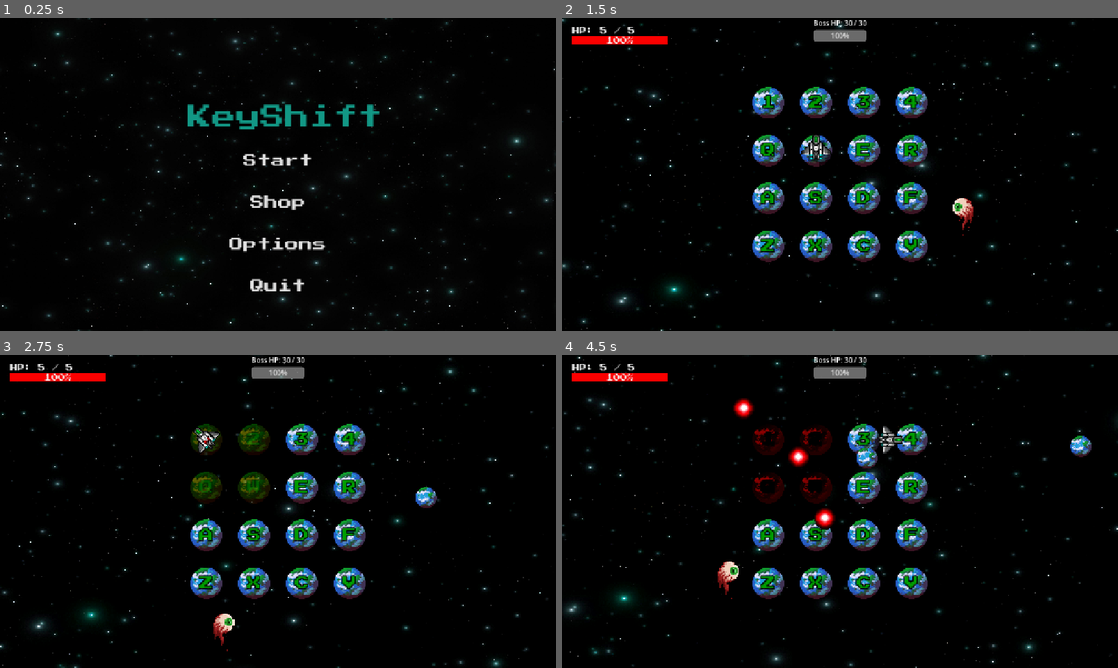
Above: before the commit, frames 1-4 (two rows, left to right).
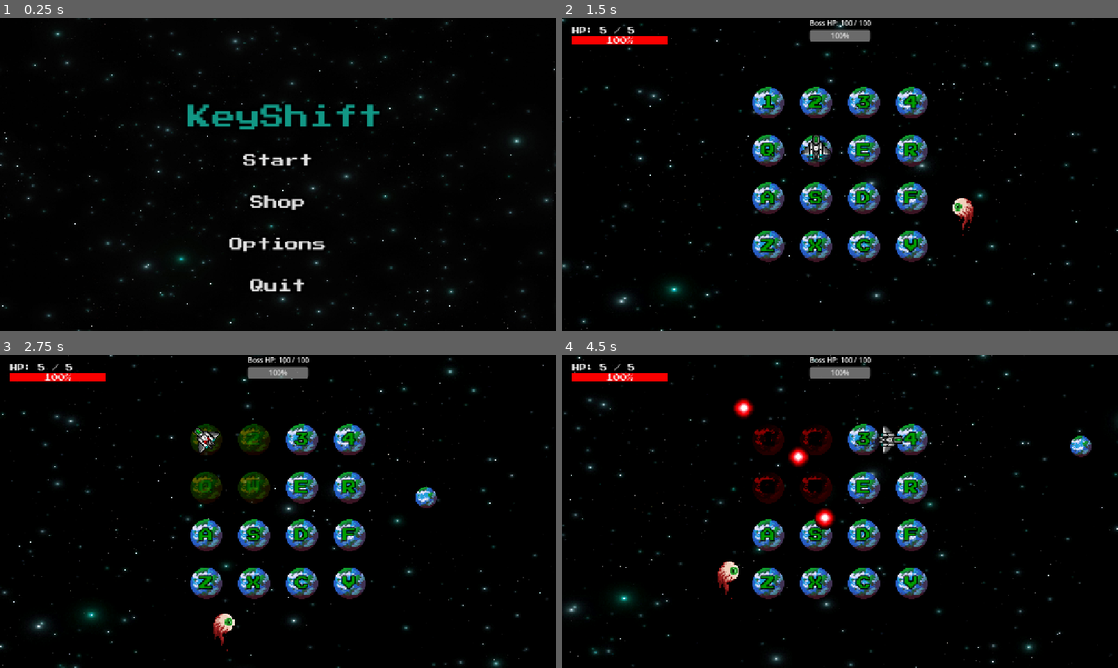
Above: after the commit, the same moments.

Repository: jcote04/CS780Game
Game: Godot game, scene res://scenes/main/main_menu.tscn
Same seed, same stepped clock (60 frames per second), same inputs: the game is played once before the commit and once after it.
Inputs (mouse positions are in pixels of both pictures, inside the frame that each line leads up to):
- Up to frame 1 (0.25 s): no input
- Up to frame 2 (1.5 s): click "Shop" at 0.5 s; click "Start" at 1.25 s
- Up to frame 3 (2.75 s): tap Enter at 2 s; move the mouse to (400, 495) at 2.02 s; hold D from 2.03 s (still down); tap 1 at 2.1 s; click (400, 495) at 2.17 s
- Up to frame 4 (4.5 s): move the mouse to (728, 527) at 2.77 s; release D at 2.78 s; hold S 2.78-3.53 s; tap 2 at 2.85 s; click (728, 527) at 2.92 s; move the mouse to (895, 442) at 3.52 s; hold D 3.53-4.28 s; tap 3 at 3.6 s; click (895, 442) at 3.67 s; move the mouse to (812, 574) at 4.27 s; hold W from 4.28 s (still down); tap 4 at 4.35 s; click (812, 574) at 4.42 s

The runs differ from the first frame. In frame 1, less than 0.1% of the frame differs, in the area x 42-68%, y 26-86%; in frame 2, 0.2%; in frame 3, 0.2%; in frame 4, 0.4%, in the area x 44-57%, y 0-37%.

Commit message:
Add game shop

Diff:
--- a/project.godot
+++ b/project.godot
@@ -15,10 +15,15 @@
 config/features=PackedStringArray("4.6", "Forward Plus")
 config/icon="res://icon.svg"
 
+[audio]
+
+buses/default_bus_layout="uid://bjr7j0ujcqjqh"
+
 [autoload]
 
 MusicManager="*uid://d4lugtfqxtwgo"
 CameraManager="*uid://dtrbplv06u661"
+UpgradeManager="*uid://c1rx6c1od8h27"
 
 [display]
 
--- a/scenes/main/main.tscn
+++ b/scenes/main/main.tscn
@@ -6,7 +6,9 @@
 [ext_resource type="Script" uid="uid://wepj5l05ri0c" path="res://scripts/player/player.gd" id="2_iuonh"]
 [ext_resource type="Shader" uid="uid://cajb4hbto0dg4" path="res://assets/shaders/background.gdshader" id="2_yyfjg"]
 [ext_resource type="Script" uid="uid://b7mw2xlnpbtxm" path="res://scripts/enemies/Boss/boss.gd" id="3_k2fmo"]
+[ext_resource type="Texture2D" uid="uid://bjmgym4clj0dm" path="res://assets/sprites/pixelartcoin.png" id="3_nvumn"]
 [ext_resource type="Script" uid="uid://dtckdwlvuollv" path="res://scenes/main/hud.gd" id="4_l3cfh"]
+[ext_resource type="Texture2D" uid="uid://devx0filraek0" path="res://assets/sprites/pixelartshop.png" id="4_ou6is"]
 [ext_resource type="Texture2D" uid="uid://me32ta7jabg6" path="res://assets/sprite_sheets/player_ship1.png" id="4_ow5a4"]
 [ext_resource type="Texture2D" uid="uid://cv7wls1jxnjyn" path="res://assets/sprite_sheets/boss_eyeball.png" id="6_hujxm"]
 [ext_resource type="Script" uid="uid://buiuaqf5fya66" path="res://scripts/bullets/Projectile.gd" id="8_a8run"]
@@ -15,6 +17,7 @@
 [ext_resource type="PackedScene" uid="uid://cm3gn8681jlhj" path="res://scenes/main/player_bullet.tscn" id="11_raeie"]
 [ext_resource type="Script" uid="uid://d3ewqwpmi7trc" path="res://scripts/game_over_screen.gd" id="12_th5th"]
 [ext_resource type="Theme" uid="uid://dyittlu7q4eof" path="res://ui/game_button.tres" id="13_7smn1"]
+[ext_resource type="PackedScene" uid="uid://cd1af37aqcpaa" path="res://scenes/main/shop_ui.tscn" id="16_hxu8e"]
 
 [sub_resource type="ShaderMaterial" id="ShaderMaterial_b1x3f"]
 shader = ExtResource("2_yyfjg")
@@ -222,6 +225,8 @@
 [node name="Grid" type="Node2D" parent="." unique_id=1035666490]
 script = ExtResource("1_hyk8p")
 cell_size = Vector2(90, 90)
+coin_texture = ExtResource("3_nvumn")
+shop_texture = ExtResource("4_ou6is")
 
 [node name="Camera2D" type="Camera2D" parent="Grid" unique_id=1425661607 groups=["camera"]]
 
@@ -430,3 +435,6 @@
 theme_override_styles/disabled = SubResource("StyleBoxEmpty_pg34l")
 theme_override_styles/focus = SubResource("StyleBoxEmpty_m4h2d")
 text = "Main Menu"
+
+[node name="ShopUI" parent="." unique_id=468115205 instance=ExtResource("16_hxu8e")]
+visible = false
--- a/scenes/main/main_menu.tscn
+++ b/scenes/main/main_menu.tscn
@@ -90,7 +90,7 @@
 offset_bottom = 256.0
 theme_override_colors/font_color = Color(0.07058824, 0.5921569, 0.52156866, 1)
 theme_override_colors/font_outline_color = Color(0, 0, 0, 1)
-theme_override_constants/outline_size = 3
+theme_override_constants/outline_size = 25
 theme_override_fonts/font = ExtResource("3_w6ykx")
 theme_override_font_sizes/font_size = 56
 text = "KeyShift"
@@ -109,6 +109,7 @@
 offset_top = 288.0
 offset_right = 768.0
 offset_bottom = 370.0
+theme_override_constants/outline_size = 25
 theme_override_fonts/font = ExtResource("3_w6ykx")
 theme_override_font_sizes/font_size = 32
 theme_override_styles/normal = SubResource("StyleBoxEmpty_hiibk")
@@ -125,6 +126,7 @@
 offset_top = 384.0
 offset_right = 768.0
 offset_bottom = 466.0
+theme_override_constants/outline_size = 25
 theme_override_fonts/font = ExtResource("3_w6ykx")
 theme_override_font_sizes/font_size = 32
 theme_override_styles/normal = SubResource("StyleBoxEmpty_cnht7")
@@ -140,6 +142,7 @@
 offset_top = 480.0
 offset_right = 768.0
 offset_bottom = 562.0
+theme_override_constants/outline_size = 25
 theme_override_fonts/font = ExtResource("3_w6ykx")
 theme_override_font_sizes/font_size = 32
 theme_override_styles/normal = SubResource("StyleBoxEmpty_7orsx")
@@ -155,6 +158,7 @@
 offset_top = 576.0
 offset_right = 768.0
 offset_bottom = 658.0
+theme_override_constants/outline_size = 25
 theme_override_fonts/font = ExtResource("3_w6ykx")
 theme_override_font_sizes/font_size = 32
 theme_override_styles/normal = SubResource("StyleBoxEmpty_d4g5q")
--- /dev/null
+++ b/scenes/main/shop_ui.tscn
@@ -0,0 +1,179 @@
+[gd_scene format=3 uid="uid://cd1af37aqcpaa"]
+
+[ext_resource type="Script" uid="uid://dcmaj6kluvsut" path="res://scripts/shop_ui.gd" id="1_q1toy"]
+[ext_resource type="FontFile" uid="uid://cdsh8vwbf3g4w" path="res://assets/fonts/press_start.ttf" id="2_ggdef"]
+[ext_resource type="Theme" uid="uid://dyittlu7q4eof" path="res://ui/game_button.tres" id="3_2st0i"]
+[ext_resource type="Texture2D" uid="uid://cwcj5e087k578" path="res://assets/sprites/bulletpixelart.png" id="3_67mj6"]
+[ext_resource type="Texture2D" uid="uid://f2u4lqdc4e8" path="res://assets/sprites/pixelartarrow.png" id="5_14035"]
+[ext_resource type="Texture2D" uid="uid://bd66hw72kjhda" path="res://assets/sprites/pixelartheart.png" id="6_ud8vp"]
+
+[sub_resource type="StyleBoxEmpty" id="StyleBoxEmpty_67mj6"]
+
+[sub_resource type="StyleBoxEmpty" id="StyleBoxEmpty_14035"]
+
+[sub_resource type="StyleBoxEmpty" id="StyleBoxEmpty_ud8vp"]
+
+[sub_resource type="StyleBoxEmpty" id="StyleBoxEmpty_142aw"]
+
+[sub_resource type="StyleBoxEmpty" id="StyleBoxEmpty_r088j"]
+
+[sub_resource type="StyleBoxEmpty" id="StyleBoxEmpty_b3ka6"]
+
+[sub_resource type="StyleBoxEmpty" id="StyleBoxEmpty_8pf3m"]
+
+[sub_resource type="StyleBoxEmpty" id="StyleBoxEmpty_t8bie"]
+
+[sub_resource type="StyleBoxEmpty" id="StyleBoxEmpty_ygnnn"]
+
+[sub_resource type="StyleBoxEmpty" id="StyleBoxEmpty_8j4jf"]
+
+[node name="ShopUI" type="CanvasLayer" unique_id=468115205]
+script = ExtResource("1_q1toy")
+
+[node name="ColorRect" type="ColorRect" parent="." unique_id=2112891209]
+offset_left = -202.99998
+offset_top = -184.0
+offset_right = -162.99998
+offset_bottom = -144.0
+scale = Vector2(44.74412, 33.06028)
+color = Color(0, 0, 0, 0.7294118)
+
+[node name="VBoxContainer" type="VBoxContainer" parent="." unique_id=1048055405]
+anchors_preset = 8
+anchor_left = 0.5
+anchor_top = 0.5
+anchor_right = 0.5
+anchor_bottom = 0.5
+offset_left = -66.0
+offset_top = -49.5
+offset_right = 66.0
+offset_bottom = 49.5
+grow_horizontal = 2
+grow_vertical = 2
+size_flags_horizontal = 3
+theme_override_constants/separation = 80
+
+[node name="ShopLabel" type="Label" parent="VBoxContainer" unique_id=1134973585]
+layout_mode = 2
+size_flags_vertical = 1
+theme_override_colors/font_color = Color(0.98523265, 0.88209057, 0.2788988, 1)
+theme_override_constants/outline_size = 25
+theme_override_fonts/font = ExtResource("2_ggdef")
+theme_override_font_sizes/font_size = 39
+text = "Shop"
+horizontal_alignment = 1
+vertical_alignment = 1
+
+[node name="PointsLabel" type="Label" parent="VBoxContainer" unique_id=740931191]
+layout_mode = 2
+theme_override_fonts/font = ExtResource("2_ggdef")
+theme_override_font_sizes/font_size = 17
+horizontal_alignment = 1
+
+[node name="TimerLabel" type="Label" parent="VBoxContainer" unique_id=39327792]
+layout_mode = 2
+theme_override_font_sizes/font_size = 20
+horizontal_alignment = 1
+vertical_alignment = 1
+
+[node name="UpgradeArtContainer" type="HBoxContainer" parent="VBoxContainer" unique_id=616106142]
+custom_minimum_size = Vector2(800, 0)
+layout_mode = 2
+theme_override_constants/separation = 50
+
+[node name="BulletDamageContainer" type="VBoxContainer" parent="VBoxContainer/UpgradeArtContainer" unique_id=1281347518]
+custom_minimum_size = Vector2(100, 100)
+layout_mode = 2
+size_flags_horizontal = 3
+theme_override_constants/separation = 40
+alignment = 1
+
+[node name="BulletDamageArt" type="TextureRect" parent="VBoxContainer/UpgradeArtContainer/BulletDamageContainer" unique_id=905118521]
+custom_minimum_size = Vector2(120, 100)
+layout_mode = 2
+texture = ExtResource("3_67mj6")
+expand_mode = 3
+stretch_mode = 5
+
+[node name="BulletDamageButton" type="Button" parent="VBoxContainer/UpgradeArtContainer/BulletDamageContainer" unique_id=782967854]
+layout_mode = 2
+size_flags_vertical = 3
+theme = ExtResource("3_2st0i")
+theme_override_colors/font_hover_color = Color(0.9843137, 0.88235295, 0.27450982, 1)
+theme_override_constants/outline_size = 25
+theme_override_font_sizes/font_size = 19
+theme_override_styles/normal = SubResource("StyleBoxEmpty_67mj6")
+theme_override_styles/pressed = SubResource("StyleBoxEmpty_14035")
+theme_override_styles/hover = SubResource("StyleBoxEmpty_ud8vp")
+theme_override_styles/disabled = SubResource("StyleBoxEmpty_142aw")
+theme_override_styles/focus = SubResource("StyleBoxEmpty_r088j")
+text = "Upgrade Bullet Damage"
+
+[node name="FireRateContainer" type="VBoxContainer" parent="VBoxContainer/UpgradeArtContainer" unique_id=930402780]
+custom_minimum_size = Vector2(120, 120)
+layout_mode = 2
+size_flags_horizontal = 3
+theme_override_constants/separation = 40
+alignment = 1
+
+[node name="FireRateArt" type="TextureRect" parent="VBoxContainer/UpgradeArtContainer/FireRateContainer" unique_id=2056376498]
+custom_minimum_size = Vector2(100, 100)
+layout_mode = 2
+texture = ExtResource("5_14035")
+expand_mode = 2
+stretch_mode = 5
+
+[node name="FireRateButton" type="Button" parent="VBoxContainer/UpgradeArtContainer/FireRateContainer" unique_id=463563256]
+layout_mode = 2
+theme = ExtResource("3_2st0i")
+theme_override_colors/font_hover_color = Color(0.9843137, 0.88235295, 0.27450982, 1)
+theme_override_constants/outline_size = 25
+theme_override_font_sizes/font_size = 19
+theme_override_styles/normal = SubResource("StyleBoxEmpty_67mj6")
+theme_override_styles/pressed = SubResource("StyleBoxEmpty_14035")
+theme_override_styles/hover = SubResource("StyleBoxEmpty_ud8vp")
+theme_override_styles/disabled = SubResource("StyleBoxEmpty_142aw")
+theme_override_styles/focus = SubResource("StyleBoxEmpty_r088j")
+text = "Upgrade Fire Rate"
+
+[node name="MaxHealthContainer" type="VBoxContainer" parent="VBoxContainer/UpgradeArtContainer" unique_id=617925449]
+layout_mode = 2
+theme_override_constants/separation = 40
+alignment = 1
+
+[node name="MaxHealthArt" type="TextureRect" parent="VBoxContainer/UpgradeArtContainer/MaxHealthContainer" unique_id=3650083]
+custom_minimum_size = Vector2(100, 100)
+layout_mode = 2
+texture = ExtResource("6_ud8vp")
+expand_mode = 2
+stretch_mode = 5
+
+[node name="MaxHealthButton" type="Button" parent="VBoxContainer/UpgradeArtContainer/MaxHealthContainer" unique_id=1723350046]
+layout_mode = 2
+theme = ExtResource("3_2st0i")
+theme_override_colors/font_hover_color = Color(0.9843137, 0.88235295, 0.27450982, 1)
+theme_override_constants/outline_size = 25
+theme_override_font_sizes/font_size = 19
+theme_override_styles/normal = SubResource("StyleBoxEmpty_67mj6")
+theme_override_styles/pressed = SubResource("StyleBoxEmpty_14035")
+theme_override_styles/hover = SubResource("StyleBoxEmpty_ud8vp")
+theme_override_styles/disabled = SubResource("StyleBoxEmpty_142aw")
+theme_override_styles/focus = SubResource("StyleBoxEmpty_r088j")
+text = " Upgrade Max Health  "
+
+[node name="DoneButton" type="Button" parent="VBoxContainer" unique_id=439106089]
+layout_mode = 2
+theme = ExtResource("3_2st0i")
+theme_override_colors/font_hover_color = Color(0.9843137, 0.88235295, 0.27450982, 1)
+theme_override_constants/outline_size = 25
+theme_override_styles/normal = SubResource("StyleBoxEmpty_b3ka6")
+theme_override_styles/pressed = SubResource("StyleBoxEmpty_8pf3m")
+theme_override_styles/hover = SubResource("StyleBoxEmpty_t8bie")
+theme_override_styles/disabled = SubResource("StyleBoxEmpty_ygnnn")
+theme_override_styles/focus = SubResource("StyleBoxEmpty_8j4jf")
+text = "Done"
+
+[connection signal="pressed" from="VBoxContainer/UpgradeArtContainer/BulletDamageContainer/BulletDamageButton" to="." method="_on_bullet_damage_button_pressed"]
+[connection signal="pressed" from="VBoxContainer/UpgradeArtContainer/FireRateContainer/FireRateButton" to="." method="_on_fire_rate_button_pressed"]
+[connection signal="pressed" from="VBoxContainer/UpgradeArtContainer/MaxHealthContainer/MaxHealthButton" to="." method="_on_max_health_button_pressed"]
+[connection signal="pressed" from="VBoxContainer/DoneButton" to="." method="_on_done_button_pressed"]
--- a/scripts/enemies/Boss/boss.gd
+++ b/scripts/enemies/Boss/boss.gd
@@ -17,7 +17,7 @@
 @onready var hurtbox: Area2D = $Hurtbox
 
 signal health_changed(current: int, maximum: int)
-@export var max_health := 30
+@export var max_health := 100
 var health := 0
 var is_dead := false
 
--- a/scripts/grid.gd
+++ b/scripts/grid.gd
@@ -4,6 +4,8 @@
 @export var font_size := 32
 @export var cell_size := Vector2(120, 120)
 @export var cell_spacing := Vector2(20, 20)
+@export var coin_texture: Texture2D
+@export var shop_texture: Texture2D
 @export var cell_chars := [
 	"1","2","3","4",
 	"Q","W","E","R",
@@ -25,9 +27,15 @@
 var cells := []
 var disabled_cells := {}
 var heal_cell := {}
+var shop_cell := {}
+var coin_cell := {}
+var shop_paused := false
+var shop_spawn_timer: SceneTreeTimer = null
 var font = load("res://assets/fonts/press_start.ttf")
 
 func _ready():
+	spawn_shop_loop()
+	spawn_coin_loop()
 	position = get_viewport().get_visible_rect().size / 2
 	var total_width = cols * cell_size.x + (cols - 1) * cell_spacing.x
 	var total_height = rows * cell_size.y + (rows - 1) * cell_spacing.y
@@ -83,7 +91,7 @@
 
 	# Collect cells that are NOT disabled
 	for i in range(cells.size()):
-		if not disabled_cells.has(i):
+		if not disabled_cells.has(i) and not shop_cell.has(i) and not coin_cell.has(i):
 			available.append(i)
 
 	if available.is_empty():
@@ -103,3 +111,91 @@
 	if cells[chosen]:
 		cells[chosen].modulate = Color(1, 1, 1)
 		heal_cell.erase(chosen)
+
+
+func spawn_coin():
+	var available := []
+
+	for i in range(cells.size()):
+		if not disabled_cells.has(i) and not heal_cell.has(i) and not shop_cell.has(i) and not coin_cell.has(i):
+			available.append(i)
+
+	if available.is_empty():
+		return
+
+	var chosen = available[randi() % available.size()]
+
+	var coin_sprite = Sprite2D.new()
+	coin_sprite.texture = coin_texture
+	coin_sprite.scale = Vector2(0.22, 0.22)
+	cells[chosen].add_child(coin_sprite)
+
+	coin_cell[chosen] = coin_sprite
+	print("Coin spawned at:", chosen)
+
+	# Auto remove after 8 seconds
+	await get_tree().create_timer(8).timeout
+	if coin_cell.has(chosen):
+		clear_coin(chosen)
+
+func spawn_coin_loop():
+	while true:
+		await get_tree().create_timer(5).timeout
+		if not shop_paused:
+			spawn_coin()
+
+
+func spawn_shop():
+	if not shop_cell.is_empty():
+		print("Shop already exists, skipping spawn")
+		return
+
+	var available := []
+
+	for i in range(cells.size()):
+		if not disabled_cells.has(i) and not heal_cell.has(i) and not shop_cell.has(i):
+			available.append(i)
+
+	if available.is_empty():
+		return
+
+	var chosen = available[randi() % available.size()]
+
+	var shop_sprite = Sprite2D.new()
+	shop_sprite.texture = shop_texture
+	shop_sprite.scale = Vector2(0.2, 0.2)
+	cells[chosen].add_child(shop_sprite)
+
+	shop_cell[chosen] = shop_sprite
+	print("Shop spawned at:", chosen)
+
+
+func spawn_shop_loop():
+	while true:
+		# Wait before spawning next shop
+		shop_spawn_timer = get_tree().create_timer(20)
+		await shop_spawn_timer.timeout
+
+		# Only spawn if not paused
+		if not shop_paused:
+			spawn_shop()
+
+
+func clear_shop(index):
+	if shop_cell.has(index):
+		var sprite = shop_cell[index]
+		if is_instance_valid(sprite):
+			sprite.queue_free()
+		shop_cell.erase(index)
+
+
+func clear_coin(index):
+	if coin_cell.has(index):
+		var sprite = coin_cell[index]
+		if is_instance_valid(sprite):
+			sprite.queue_free()
+		coin_cell.erase(index)
+
+
+func set_shop_paused(paused: bool):
+	shop_paused = paused
--- /dev/null
+++ b/scripts/managers/upgrade_manager.gd
@@ -0,0 +1,53 @@
+extends Node
+
+# Player stats
+var max_health = 5
+var bullet_damage = 1
+var fire_rate = 1
+
+# Current upgrade levels
+var health_level = 0
+var damage_level = 0
+var fire_rate_level = 0
+
+# Upgrade costs
+var health_cost = 10
+var damage_cost = 10
+var fire_rate_cost = 10
+
+var player_node = null
+
+func register_player(player):
+	player_node = player
+	apply_upgrades_to_player()
+
+func upgrade_health():
+	health_level += 1
+	max_health += 1
+	health_cost = int(health_cost * 1.5)
+	apply_upgrades_to_player()
+
+func upgrade_damage():
+	damage_level += 1
+	bullet_damage += 1
+	damage_cost = int(damage_cost * 1.5)
+	apply_upgrades_to_player()
+
+func upgrade_fire_rate():
+	fire_rate_level += 1
+	fire_rate -= 0.1
+	fire_rate = max(fire_rate, 0.05)
+	fire_rate_cost = int(fire_rate_cost * 1.5)
+	apply_upgrades_to_player()
+
+func apply_upgrades_to_player():
+	if player_node:
+		player_node.max_health = max_health
+		player_node.bullet_damage = bullet_damage
+		player_node.shoot_cooldown = fire_rate
+
+		# If player is at full health, increase to new max
+		if player_node.health == player_node.max_health - 1:
+			player_node.health = max_health
+
+		player_node.emit_signal("health_changed", player_node.health, player_node.max_health)
--- a/scripts/player/player.gd
+++ b/scripts/player/player.gd
@@ -12,12 +12,13 @@
 @export var max_health := 5
 @export var invincible_time := 0.4
 @export var player_bullet_scene: PackedScene
-@export var shoot_cooldown := 0.2
+@export var shoot_cooldown := 1.0
 @export var bullet_damage := 1
 
 var shoot_timer := 0.0
 
 var audio_hurt: AudioStreamPlayer
+var audio_coin: AudioStreamPlayer
 
 var camera: Camera2D
 var shake_strength := 17.0
@@ -44,6 +45,7 @@
 @onready var hurtbox: Area2D = $Hurtbox
 
 func _ready():
+	UpgradeManager.register_player(self)
 
 	# Sprite
 	anim.play("idle")
@@ -81,6 +83,12 @@
 	audio_hurt.volume_db = -5.0
 	audio_hurt.bus = "SFX"
 	add_child(audio_hurt)
+
+	audio_coin = AudioStreamPlayer.new()
+	audio_coin.stream = preload("res://audio/coinpickup.mp3")
+	audio_coin.volume_db = -5.0
+	audio_coin.bus = "SFX"
+	add_child(audio_coin)
 
 func _input(event):
 	if event is InputEventKey and event.pressed:
@@ -130,6 +138,9 @@
 
 
 func shoot():
+	print("Current firerate: ", shoot_cooldown)
+	if shoot_timer > 0:
+		return
 	if player_bullet_scene == null:
 		print("player_bullet_scene is not assigned")
 		return
@@ -143,6 +154,9 @@
 	bullet.direction = (get_global_mouse_position() - global_position).normalized()
 	bullet.damage = bullet_damage
 	get_tree().current_scene.add_child(bullet)
+
+	shoot_timer = shoot_cooldown
+
 
 func take_damage(amount: int):
 	if invincible or dead:
@@ -219,3 +233,21 @@
 			# Reset the tile visually + remove effect
 			grid_.cells[cell_index].modulate = Color(1, 1, 1)
 			grid_.disabled_cells.erase(cell_index)
+
+	if grid_.shop_cell.has(cell_index):
+		if grid_.disabled_cells.has(cell_index):
+			print("Shop is disabled, can't use it!")
+			return
+		print("Entered shop cell")
+
+		get_node("/root/Main/ShopUI").open_shop()
+		grid_.clear_shop(cell_index)
+
+	if grid_.coin_cell.has(cell_index):
+		if grid_.disabled_cells.has(cell_index):
+			print("Coin is disabled, can't collect it!")
+			return
+		print("Coin collected!")
+		audio_coin.play()
+		get_node("/root/Main/ShopUI").add_points(10)
+		grid_.clear_coin(cell_index)
--- /dev/null
+++ b/scripts/shop_ui.gd
@@ -0,0 +1,97 @@
+extends CanvasLayer
+
+var time_left := 30.0
+var points := 0
+var active := false
+
+@onready var timer_label = $VBoxContainer/TimerLabel
+@onready var points_label = $VBoxContainer/PointsLabel
+@onready var health_button = $VBoxContainer/UpgradeArtContainer/MaxHealthContainer/MaxHealthButton
+@onready var damage_button = $VBoxContainer/UpgradeArtContainer/BulletDamageContainer/BulletDamageButton
+@onready var fire_rate_button = $VBoxContainer/UpgradeArtContainer/FireRateContainer/FireRateButton
+var custom_font = load("res://assets/fonts/press_start.ttf")
+
+func _ready():
+	visible = false
+	process_mode = Node.PROCESS_MODE_ALWAYS
+	$VBoxContainer/DoneButton.pressed.connect(_on_done_pressed)
+
+	health_button.pressed.connect(_on_health_upgrade)
+	damage_button.pressed.connect(_on_damage_upgrade)
+	fire_rate_button.pressed.connect(_on_fire_rate_upgrade)
+
+func open_shop():
+	time_left = 30.0
+	visible = true
+	active = true
+	get_tree().paused = true
+	# Pause shop spawning when shop is open
+	get_node("/root/Main/Grid").set_shop_paused(true)
+	update_button_text()
+	update_points_display()
+
+
+func update_button_text():
+	health_button.text = "Health (Lv.%d)\nCost: %d" % [UpgradeManager.health_level, UpgradeManager.health_cost]
+	damage_button.text = "Damage (Lv.%d)\nCost: %d" % [UpgradeManager.damage_level, UpgradeManager.damage_cost]
+	fire_rate_button.text = "Fire Rate (Lv.%d)\nCost: %d" % [UpgradeManager.fire_rate_level, UpgradeManager.fire_rate_cost]
+
+
+func _process(delta):
+	if not active:
+		return
+	time_left -= delta
+	timer_label.text = str(int(ceil(time_left)))
+	timer_label.add_theme_font_override("font", custom_font)
+
+	if time_left <= 0:
+		close_shop()
+
+func update_points_display():
+	points_label.text = "Points: %d" % points
+
+func close_shop():
+	# Resume shop spawning when shop closes
+	get_node("/root/Main/Grid").set_shop_paused(false)
+	get_node("/root/Main/Grid").shop_paused = false
+	active = false
+	visible = false
+	get_tree().paused = false
+
+func _on_done_pressed():
+	close_shop()
+
+
+
+func _on_done_button_pressed() -> void:
+	print("Done clicked")  # debug
+	close_shop()
+
+
+func _on_damage_upgrade():
+	if points >= UpgradeManager.damage_cost:
+		points -= UpgradeManager.damage_cost
+		UpgradeManager.upgrade_damage()
+		update_button_text()
+		update_points_display()
+
+
+func _on_fire_rate_upgrade():
+	if points >= UpgradeManager.fire_rate_cost:
+		points -= UpgradeManager.fire_rate_cost
+		UpgradeManager.upgrade_fire_rate()
+		update_button_text()
+		update_points_display()
+
+
+func _on_health_upgrade():
+	if points >= UpgradeManager.health_cost:
+		points -= UpgradeManager.health_cost
+		UpgradeManager.upgrade_health()
+		update_button_text()
+		update_points_display()
+
+
+func add_points(amount: int):
+	points += amount
+	update_points_display()
Binary file added: assets/shaders/pixelartshop.png
Not shown, added: assets/shaders/pixelartshop.png.import
Binary file added: assets/sprites/bulletpixelart.png
Not shown, added: assets/sprites/bulletpixelart.png.import
Binary file added: assets/sprites/pixelartarrow.png
Not shown, added: assets/sprites/pixelartarrow.png.import
Binary file added: assets/sprites/pixelartcoin.png
Not shown, added: assets/sprites/pixelartcoin.png.import
Binary file added: assets/sprites/pixelartheart.png
Not shown, added: assets/sprites/pixelartheart.png.import
Binary file added: assets/sprites/pixelartshop.png
Not shown, added: assets/sprites/pixelartshop.png.import
(and 4 more such lines)
